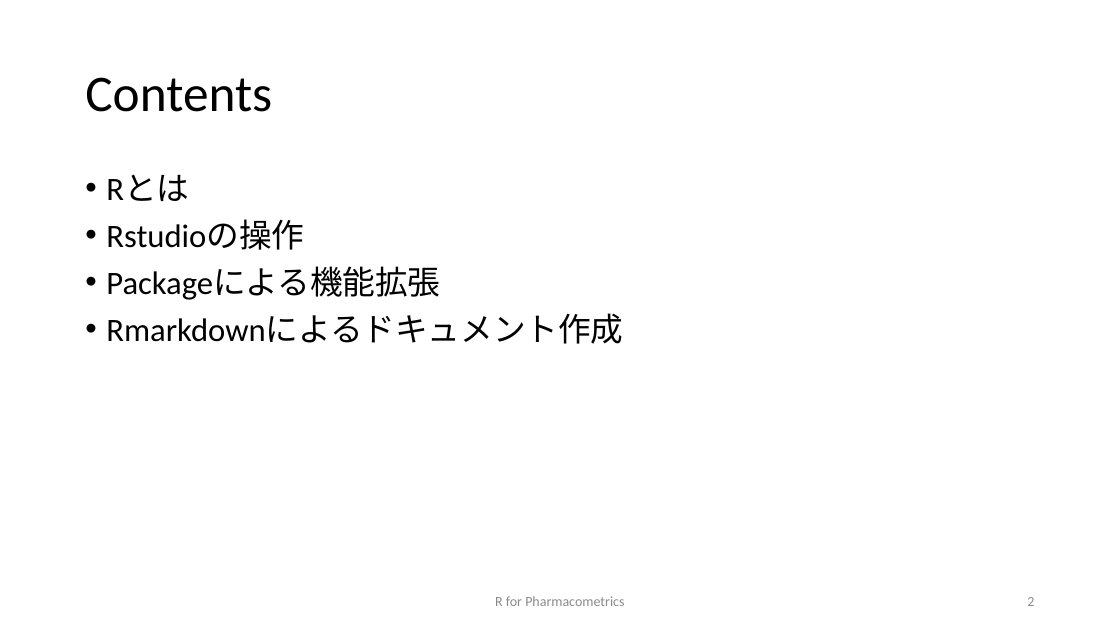
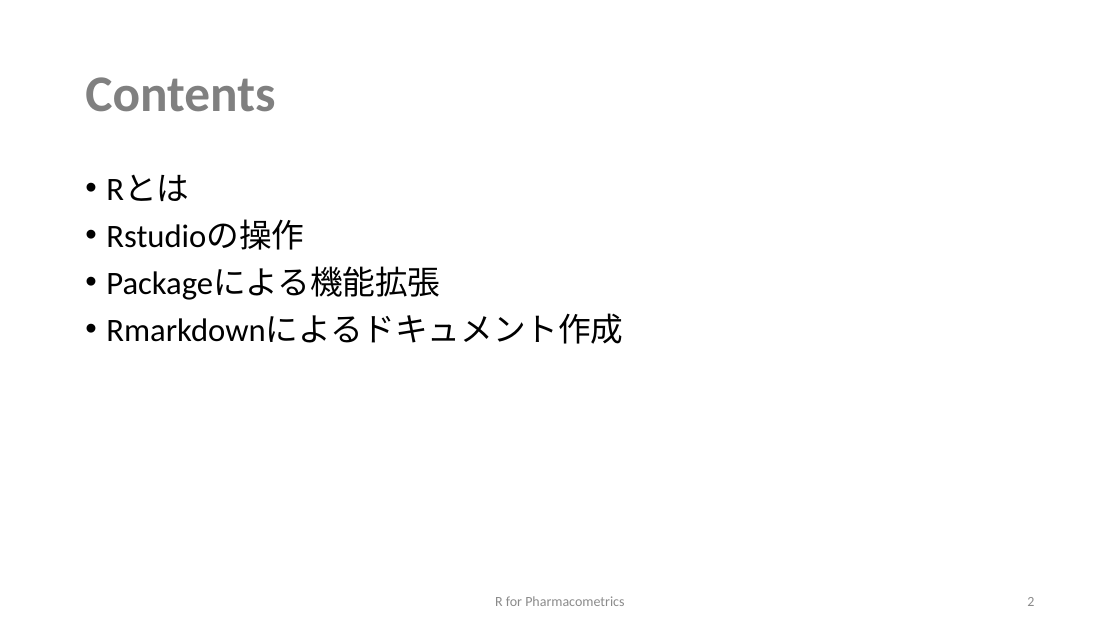
Before and after one commit to MasatoFukae/R-for-PMx, a slide deck: slide 2 of sample/0_introduction.pptx. Drawn at 1120x630 pixels with LibreOffice and Linux fonts; fonts in the diff are those of the drawing. Boxes give left, top, right and bottom in pixels: in the first picture for what was removed or moved away, otherwise in the second. Text is boxed around its words. In the diff, an @@ line names an element or a change of style, - is before the commit and + after.

```diff
--- a/sample/0_introduction.pptx
+++ b/sample/0_introduction.pptx
@@ title "Contents" at (x1=85, y1=77, x2=275, y2=112): text colour #000000 to #808080, bold on @@
```
Also in this commit, not shown: 1 other slide changed, 8 slides added.
